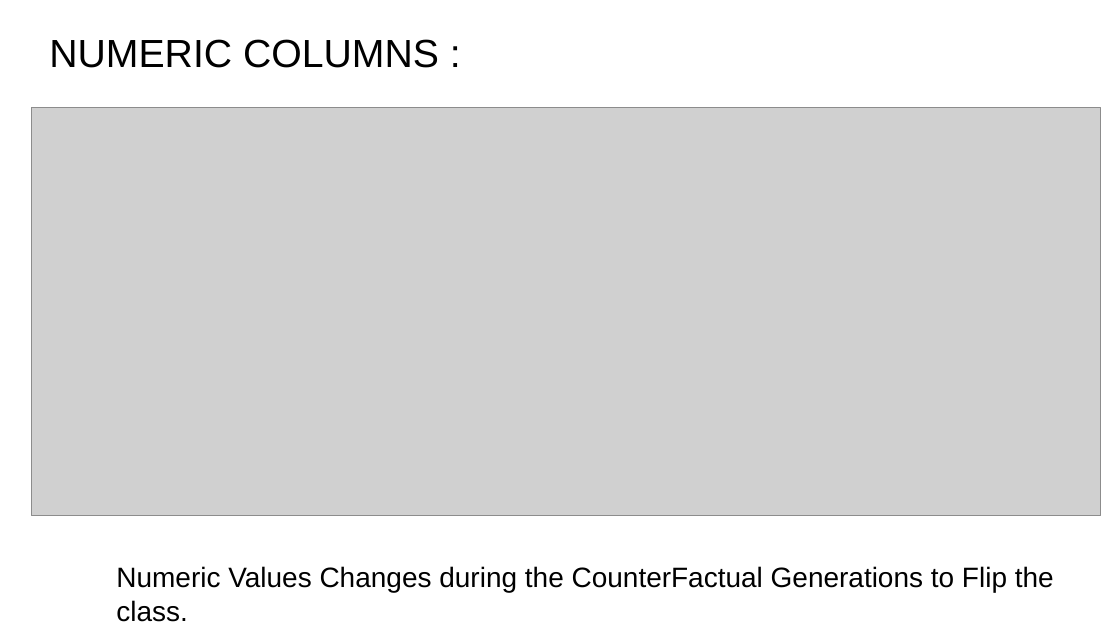
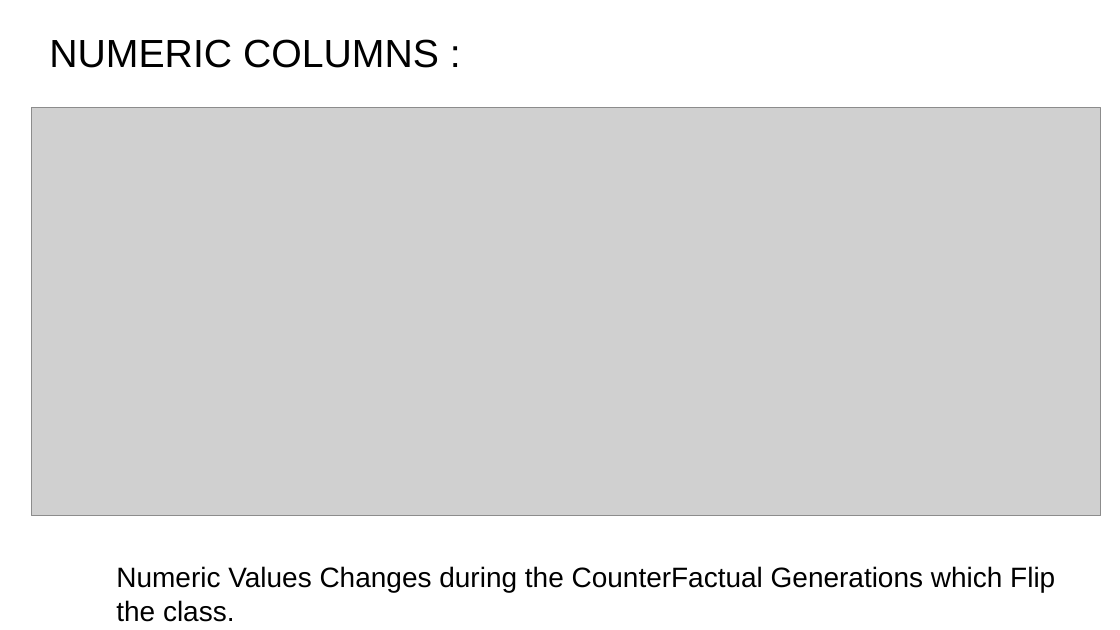
Before and after one commit to Udgata-ML/CDC-Data-CounterFactual, a slide deck: slide 6 of results/CDC Dataset CFs Partial RESULTS.pptx. Drawn at 1120x630 pixels with LibreOffice and Linux fonts; fonts in the diff are those of the drawing; grey boxes stand for pictures. Boxes give left, top, right and bottom in pixels: in the first picture for what was removed or moved away, otherwise in the second. Text is boxed around its words. In the diff, an @@ line names an element or a change of style, - is before the commit and + after.

```diff
--- a/results/CDC Dataset CFs Partial RESULTS.pptx
+++ b/results/CDC Dataset CFs Partial RESULTS.pptx
@@ text at (116,566,1055,622): text changed @@
-Numeric Values Changes during the CounterFactual Generations to Flip the class.
+Numeric Values Changes during the CounterFactual Generations which Flip the class.
```
Also in this commit, not shown: 9 other slides changed, 1 other file.
